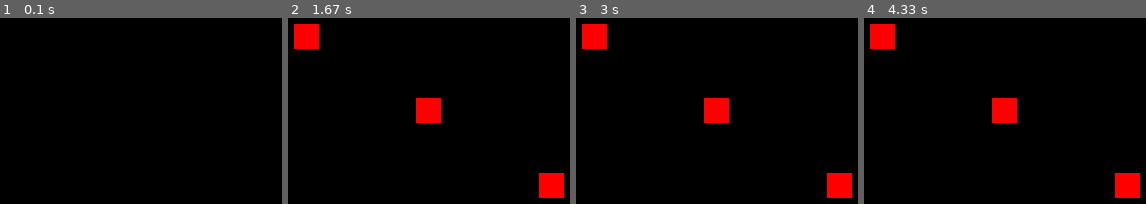
Above: before the commit, frames 1-4 (left to right).
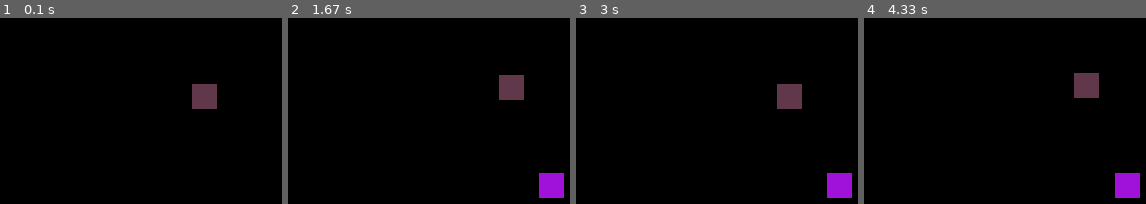
Above: after the commit, the same moments.

Repository: YoungTeurus/PYGame_Tutuorial
Game: pygame game, started from __main__.py
Same seed, same stepped clock (60 frames per second), same inputs: the game is played once before the commit and once after it.
Inputs (mouse positions are in pixels of both pictures, inside the frame that each line leads up to):
- Up to frame 1 (0.1 s): no input
- Up to frame 2 (1.67 s): hold D 0.33-0.8 s; move the mouse to (471, 114) at 0.37 s; press the mouse at (553, 185) at 0.87 s; move the mouse to (429, 111) at 0.97 s; release the mouse at (307, 36) at 1.1 s; hold W 1.17-1.47 s; hold D from 1.5 s (still down)
- Up to frame 3 (3 s): release D at 1.97 s; hold A 2-2.53 s; hold S 2.57-2.87 s; hold A from 2.9 s (still down)
- Up to frame 4 (4.33 s): release A at 3.3 s; hold W 3.33-3.7 s; hold D from 3.73 s (still down)

The runs differ from the first frame. In frame 1, 1.2% of the frame differs, in the area x 68-77%, y 35-49%; in frame 2, 4.8%, in the area x 2-98%, y 3-97%; in frame 3, 4.8%; in frame 4, 4.8%.

Commit message:
Рабочий 2.5D?

Diff:
--- a/__main__.py
+++ b/__main__.py
@@ -1,4 +1,7 @@
 import pygame
+import random
+
+random.seed()
 
 # Цвета
 WHITE = (255, 255, 255)
@@ -18,12 +21,22 @@
         self.surface = surface
         self.x = x
         self.y = y
+        self.color = (random.randint(0, 255), random.randint(0, 255), random.randint(0, 255))
 
     def draw(self):
-        pygame.draw.rect(self.surface, RED, (self.x - (self.w / 2),
-                                             self.y - (self.h / 2),
-                                             self.w,
-                                             self.h))
+        pygame.draw.rect(self.surface, self.color,
+                         (int(self.x - (self.w / 2)),
+                          int(self.y - (self.h / 2)),
+                          int(self.w),
+                          int(self.h))
+                         )
+
+    def move(self, dx, dy):
+        self.x += dx
+        self.y += dy
+
+    def __lt__(self, other):
+        return self.y < other.y
 
     def tick(self):
         pass
@@ -42,6 +55,11 @@
     objects = []
 
     game_playing = True  # Запущена ли игра
+    object_placed = False  # Флаг для установки объекта
+
+    # Игрок
+    Player = WorldObject(window, window_w / 2, window_h / 2)
+    objects.append(Player)
 
     while game_playing:
 
@@ -53,11 +71,28 @@
                 game_playing = False
         mouse_pressed = pygame.mouse.get_pressed()
         mouse_pos = pygame.mouse.get_pos()
+        keyboard_pressed = pygame.key.get_pressed()
 
         if mouse_pressed[0]:
-            objects.append(WorldObject(window, mouse_pos[0], mouse_pos[1]))
+            if not object_placed:
+                objects.append(WorldObject(window, mouse_pos[0], mouse_pos[1]))
+                object_placed = True
+        else:
+            object_placed = False
+
+        # Обработка событий клавиатуры
+        if keyboard_pressed[pygame.K_a]:
+            Player.move(-1, 0)
+        if keyboard_pressed[pygame.K_d]:
+            Player.move(1, 0)
+        if keyboard_pressed[pygame.K_w]:
+            Player.move(0, -1)
+        if keyboard_pressed[pygame.K_s]:
+            Player.move(0, 1)
 
         # Отрисовка объектов
+        window.fill(BLACK)
+        objects.sort()
         for obj in objects:
             obj.draw()
 
